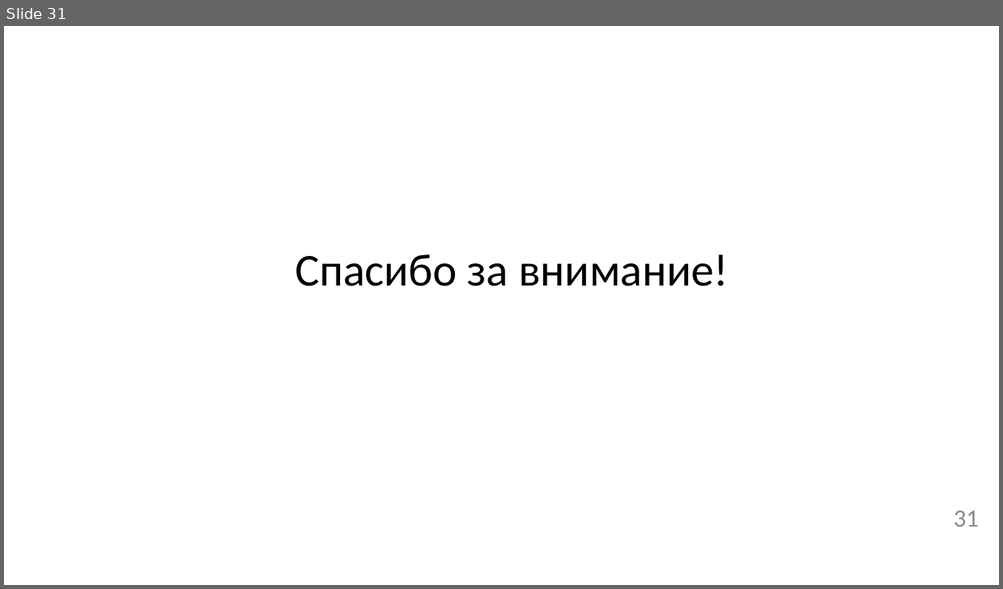
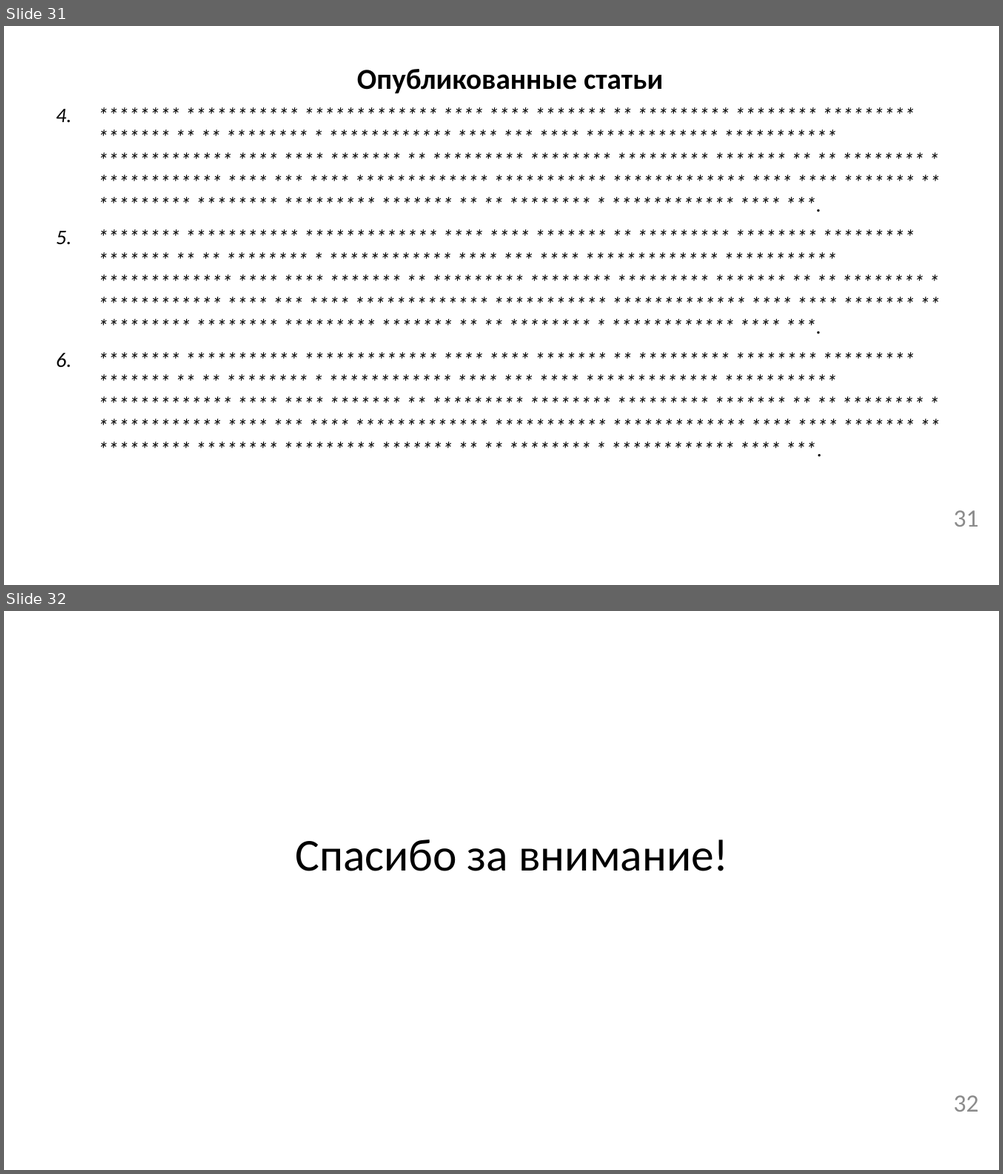
Before and after one commit to permCoding/Magistr-2022, a slide deck: 08-ВКР/как оформлять/Презентация-к-ВКР.pptx. Shown one above the other, each under a label of ours: slide 31 before the commit, slides 31 and 32 after it. The pictures are 1003x589 and 1003x1174 pixels, drawn with LibreOffice and Linux fonts; fonts in the diff are those of the drawing. Boxes give left, top, right and bottom in pixels: in the first picture for what was removed or moved away, otherwise in the second. Text is boxed around its words. In the diff, an @@ line names an element or a change of style, - is before the commit and + after.

```diff
--- a/08-ВКР/как оформлять/Презентация-к-ВКР.pptx
+++ b/08-ВКР/как оформлять/Презентация-к-ВКР.pptx
@@ slide 31 added at (x1=4, y1=26, x2=999, y2=585), background #FFFFFF @@
@@ text added at (x1=357, y1=69, x2=663, y2=93), 28 pt, text #000000, bold @@
+Опубликованные статьи
@@ text added at (x1=48, y1=101, x2=955, y2=565), 20 pt, text #000000, italic @@
+4. ******** *********** ************* **** **** ******* ** ********* ******** ********* ******* ** ** ******** * ************ **** *** **** ************* *********** ************* **** **** ******* ** ********* ******** ********* ******* ** ** ******** * ************ **** *** **** ************* *********** ************* **** **** ******* ** ********* ******** ********* ******* ** ** ******** * ************ **** ***.
+5. ******** *********** ************* **** **** ******* ** ********* ******** ********* ******* ** ** ******** * ************ **** *** **** ************* *********** ************* **** **** ******* ** ********* ******** ********* ******* ** ** ******** * ************ **** *** **** ************* *********** ************* **** **** ******* ** ********* ******** ********* ******* ** ** ******** * ************ **** ***.
+6. ******** *********** ************* **** **** ******* ** ********* ******** ********* ******* ** ** ******** * ************ **** *** **** ************* *********** ************* **** **** ******* ** ********* ******** ********* ******* ** ** ******** * ************ **** *** **** ************* *********** ************* **** **** ******* ** ********* ******** ********* ******* ** ** ******** * ************ **** ***.
@@ page number added at (x1=953, y1=511, x2=979, y2=527), 24 pt, text #8C8C8C @@
+31
@@ what was slide 31 is now slide 32 @@
@@ page number at (x1=953, y1=1096, x2=979, y2=1112): text changed @@
-31
+32
```
Also in this commit, not shown: 9 slides changed, 2 other slides added, 2 slides removed.
